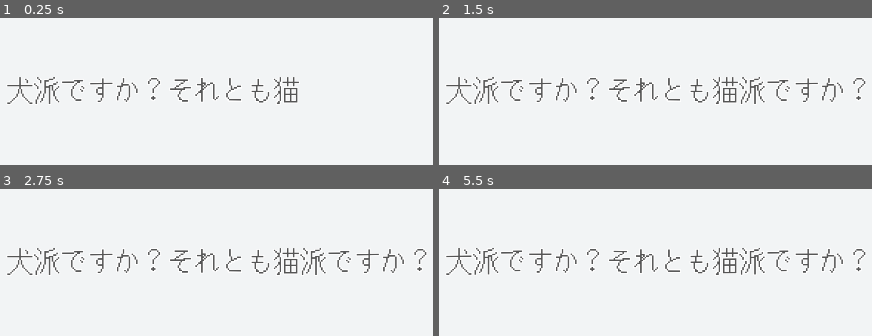
Above: before the commit, frames 1-4 (two rows, left to right).
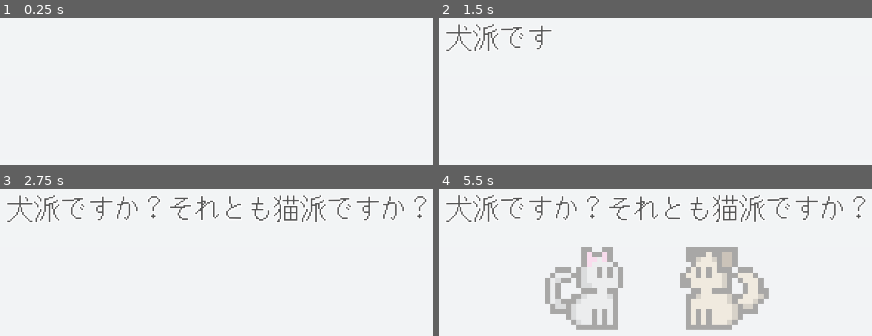
Above: after the commit, the same moments.

Repository: pvmathew/denliner
Game: Godot game, scene res://Scenes/UserSetup/first_time_setup.tscn
The game is run twice, just before and just after one commit, with the same random seed, the same clock (stepped at 60 frames per second) and the same inputs. This scene is started directly instead of the project's main scene.
Inputs (mouse positions are in pixels of both pictures, inside the frame that each line leads up to):
- Up to frame 1 (0.25 s): no input
- Up to frame 2 (1.5 s): click (659, 91) at 0.67 s; move the mouse to (outside the picture) at 1.27 s; click (outside the picture) at 1.42 s
- Up to frame 3 (2.75 s): move the mouse to (outside the picture) at 2.02 s; click (outside the picture) at 2.17 s
- Up to frame 4 (5.5 s): move the mouse to (698, 262) at 2.77 s; click (698, 262) at 2.92 s; tap Enter at 3.5 s; move the mouse to (outside the picture) at 3.52 s; click (outside the picture) at 3.67 s; move the mouse to (837, 240) at 4.27 s; click (837, 240) at 4.42 s; move the mouse to (499, 284) at 5.02 s; click (499, 284) at 5.17 s

The runs differ from the first frame. In frame 1, 2.4% of the frame differs, in the area x 1-70%, y 40-59%; in frame 2, 4.3%; in frame 3, 6.8%; in frame 4, 14%, in the area x 1-99%, y 4-96%.

Commit message:
Display dog and cat options, and make them float when hovered

Diff:
--- /dev/null
+++ b/Scenes/UserSetup/VBoxContainer.gd
@@ -0,0 +1,53 @@
+extends VBoxContainer
+
+@onready var anim = $"../../../AnimationPlayer"
+@onready var question = $DogOrCat
+@onready var cat = $MarginContainer/HBoxContainer/Cat
+@onready var dog = $MarginContainer/HBoxContainer/Dog
+
+var counter = -20
+var question_appeared = false
+
+func _process(delta):
+	counter += delta * 10  # Adjust the multiplier to control the speed of counter increment
+	if counter < 30:
+		question.text = "[center][fade start=" + str(counter) + " length=1]" + "犬派ですか？それとも猫派ですか？" + "[/fade][/center]"
+	else:
+		if !question_appeared:
+			question_appeared = true
+			anim.play("appear_pets")
+
+
+
+func _on_animation_player_animation_finished(anim_name):
+	if(anim_name == "appear_pets"):
+		print("Pets are now visible, enable clicking and focus here")
+
+
+func _on_cat_mouse_entered():
+	if cat.material == null:
+		# Create a new material and assign it to the node
+		var new_material = ShaderMaterial.new()  # Or whatever type of material you need
+		cat.material = new_material  # Assign the new material to the node
+
+	var shader = load("res://Scenes/UserSetup/wavy_pets.gdshader")
+	cat.material.shader = shader
+
+
+func _on_cat_mouse_exited():
+	cat.material = null
+
+
+
+
+func _on_dog_mouse_entered():
+	if dog.material == null:
+		# Create a new material and assign it to the node
+		var new_material = ShaderMaterial.new()  # Or whatever type of material you need
+		dog.material = new_material  # Assign the new material to the node
+
+	var shader = load("res://Scenes/UserSetup/wavy_pets.gdshader")
+	dog.material.shader = shader
+
+func _on_dog_mouse_exited():
+	dog.material = null
--- a/Scenes/UserSetup/first_time_setup.gd
+++ /dev/null
@@ -1,8 +0,0 @@
-extends Control
-
-var counter
-
-func _ready():
-	counter += 1
-	if counter < 161:
-		$RichTextLabel.set_bbcode("[fade start=" + str(counter) + " length=10]" + $RichTextLabel.text + "[/fade]")
--- a/Scenes/UserSetup/first_time_setup.tscn
+++ b/Scenes/UserSetup/first_time_setup.tscn
@@ -1,9 +1,10 @@
 [gd_scene load_steps=12 format=3 uid="uid://crh83h6ruj0f"]
 
 [ext_resource type="Shader" path="res://Scenes/UserSetup/wavy_font.gdshader" id="1_363gx"]
-[ext_resource type="Script" path="res://Scenes/UserSetup/wavy_font.gd" id="1_bx70n"]
-[ext_resource type="FontFile" uid="uid://kecxk8l8kbcc" path="res://Assets/Fonts/JF-Dot-Ayu20.ttf" id="1_ypqqi"]
+[ext_resource type="Script" path="res://Scenes/UserSetup/VBoxContainer.gd" id="1_b3sqp"]
 [ext_resource type="FontFile" uid="uid://d3ujqgo42uhhf" path="res://Assets/Fonts/JF-Dot-Ayu18.ttf" id="3_x7q2v"]
+[ext_resource type="Texture2D" uid="uid://bafd50kauodak" path="res://Assets/Sprites/neko-base.png" id="4_v6r5u"]
+[ext_resource type="Texture2D" uid="uid://d3e3l81fn738i" path="res://Assets/Sprites/dog-base.png" id="5_pwbaa"]
 
 [sub_resource type="ShaderMaterial" id="ShaderMaterial_g0c0t"]
 shader = ExtResource("1_363gx")
@@ -15,26 +16,93 @@
 default_font = ExtResource("3_x7q2v")
 default_font_size = 64
 
-[sub_resource type="ShaderMaterial" id="ShaderMaterial_kbwlv"]
-shader = ExtResource("1_363gx")
-shader_parameter/height = 5.0
-shader_parameter/frequency = 5.0
-shader_parameter/speed = 5.0
-
-[sub_resource type="Theme" id="Theme_kp1bu"]
-default_font = ExtResource("1_ypqqi")
-default_font_size = 64
-
 [sub_resource type="Animation" id="Animation_3ioyl"]
 resource_name = "appear_text"
 length = 3.0
 
 [sub_resource type="Animation" id="Animation_n07qh"]
 length = 0.001
+tracks/0/type = "value"
+tracks/0/imported = false
+tracks/0/enabled = true
+tracks/0/path = NodePath("ColorRect/CenterContainer/VBoxContainer/MarginContainer/ColorRect:color")
+tracks/0/interp = 1
+tracks/0/loop_wrap = true
+tracks/0/keys = {
+"times": PackedFloat32Array(0),
+"transitions": PackedFloat32Array(1),
+"update": 0,
+"values": [Color(0.94902, 0.952941, 0.960784, 1)]
+}
+tracks/1/type = "value"
+tracks/1/imported = false
+tracks/1/enabled = true
+tracks/1/path = NodePath("ColorRect/CenterContainer/VBoxContainer/MarginContainer/ColorRect:visible")
+tracks/1/interp = 1
+tracks/1/loop_wrap = true
+tracks/1/keys = {
+"times": PackedFloat32Array(0),
+"transitions": PackedFloat32Array(1),
+"update": 1,
+"values": [true]
+}
+
+[sub_resource type="Animation" id="Animation_1s7f2"]
+resource_name = "appear_pets"
+length = 3.0
+tracks/0/type = "value"
+tracks/0/imported = false
+tracks/0/enabled = true
+tracks/0/path = NodePath("ColorRect/CenterContainer/VBoxContainer/MarginContainer/ColorRect:color")
+tracks/0/interp = 1
+tracks/0/loop_wrap = true
+tracks/0/keys = {
+"times": PackedFloat32Array(0, 1),
+"transitions": PackedFloat32Array(1, 1),
+"update": 0,
+"values": [Color(0.94902, 0.952941, 0.960784, 1), Color(0.94902, 0.952941, 0.960784, 0)]
+}
+tracks/1/type = "value"
+tracks/1/imported = false
+tracks/1/enabled = true
+tracks/1/path = NodePath("ColorRect/CenterContainer/VBoxContainer/MarginContainer/HBoxContainer/Dog:material")
+tracks/1/interp = 1
+tracks/1/loop_wrap = true
+tracks/1/keys = {
+"times": PackedFloat32Array(0),
+"transitions": PackedFloat32Array(1),
+"update": 1,
+"values": [null]
+}
+tracks/2/type = "value"
+tracks/2/imported = false
+tracks/2/enabled = true
+tracks/2/path = NodePath("ColorRect/CenterContainer/VBoxContainer/MarginContainer/HBoxContainer/Cat:material")
+tracks/2/interp = 1
+tracks/2/loop_wrap = true
+tracks/2/keys = {
+"times": PackedFloat32Array(0),
+"transitions": PackedFloat32Array(1),
+"update": 1,
+"values": [null]
+}
+tracks/3/type = "value"
+tracks/3/imported = false
+tracks/3/enabled = true
+tracks/3/path = NodePath("ColorRect/CenterContainer/VBoxContainer/MarginContainer/ColorRect:visible")
+tracks/3/interp = 1
+tracks/3/loop_wrap = true
+tracks/3/keys = {
+"times": PackedFloat32Array(0, 1),
+"transitions": PackedFloat32Array(1, 1),
+"update": 1,
+"values": [true, false]
+}
 
 [sub_resource type="AnimationLibrary" id="AnimationLibrary_ol1q3"]
 _data = {
 "RESET": SubResource("Animation_n07qh"),
+"appear_pets": SubResource("Animation_1s7f2"),
 "appear_text": SubResource("Animation_3ioyl")
 }
 
@@ -63,7 +131,11 @@
 grow_horizontal = 2
 grow_vertical = 2
 
-[node name="DogOrCat2" type="RichTextLabel" parent="ColorRect/CenterContainer"]
+[node name="VBoxContainer" type="VBoxContainer" parent="ColorRect/CenterContainer"]
+layout_mode = 2
+script = ExtResource("1_b3sqp")
+
+[node name="DogOrCat" type="RichTextLabel" parent="ColorRect/CenterContainer/VBoxContainer"]
 material = SubResource("ShaderMaterial_g0c0t")
 custom_minimum_size = Vector2(1200, 70)
 layout_mode = 2
@@ -73,20 +145,41 @@
 theme_override_constants/outline_size = 10
 bbcode_enabled = true
 text = "[center]犬派ですか？それとも猫派ですか？[/center]"
-script = ExtResource("1_bx70n")
 
-[node name="DogOrCat" type="Label" parent="ColorRect/CenterContainer"]
-visible = false
-material = SubResource("ShaderMaterial_kbwlv")
+[node name="MarginContainer" type="MarginContainer" parent="ColorRect/CenterContainer/VBoxContainer"]
 layout_mode = 2
-theme = SubResource("Theme_kp1bu")
-theme_override_colors/font_color = Color(0.333333, 0.333333, 0.333333, 1)
-theme_override_colors/font_shadow_color = Color(0, 0, 0, 1)
-theme_override_colors/font_outline_color = Color(1, 1, 1, 1)
-theme_override_constants/outline_size = 10
-text = "犬派ですか？それとも猫派ですか？"
+theme_override_constants/margin_top = 50
+
+[node name="HBoxContainer" type="HBoxContainer" parent="ColorRect/CenterContainer/VBoxContainer/MarginContainer"]
+custom_minimum_size = Vector2(0, 200)
+layout_mode = 2
+theme_override_constants/separation = 100
+alignment = 1
+
+[node name="Cat" type="TextureRect" parent="ColorRect/CenterContainer/VBoxContainer/MarginContainer/HBoxContainer"]
+texture_filter = 1
+layout_mode = 2
+texture = ExtResource("4_v6r5u")
+expand_mode = 3
+
+[node name="Dog" type="TextureRect" parent="ColorRect/CenterContainer/VBoxContainer/MarginContainer/HBoxContainer"]
+texture_filter = 1
+layout_mode = 2
+texture = ExtResource("5_pwbaa")
+expand_mode = 3
+flip_h = true
+
+[node name="ColorRect" type="ColorRect" parent="ColorRect/CenterContainer/VBoxContainer/MarginContainer"]
+layout_mode = 2
+color = Color(0.94902, 0.952941, 0.960784, 1)
 
 [node name="AnimationPlayer" type="AnimationPlayer" parent="."]
 libraries = {
 "": SubResource("AnimationLibrary_ol1q3")
 }
+
+[connection signal="mouse_entered" from="ColorRect/CenterContainer/VBoxContainer/MarginContainer/HBoxContainer/Cat" to="ColorRect/CenterContainer/VBoxContainer" method="_on_cat_mouse_entered"]
+[connection signal="mouse_exited" from="ColorRect/CenterContainer/VBoxContainer/MarginContainer/HBoxContainer/Cat" to="ColorRect/CenterContainer/VBoxContainer" method="_on_cat_mouse_exited"]
+[connection signal="mouse_entered" from="ColorRect/CenterContainer/VBoxContainer/MarginContainer/HBoxContainer/Dog" to="ColorRect/CenterContainer/VBoxContainer" method="_on_dog_mouse_entered"]
+[connection signal="mouse_exited" from="ColorRect/CenterContainer/VBoxContainer/MarginContainer/HBoxContainer/Dog" to="ColorRect/CenterContainer/VBoxContainer" method="_on_dog_mouse_exited"]
+[connection signal="animation_finished" from="AnimationPlayer" to="ColorRect/CenterContainer/VBoxContainer" method="_on_animation_player_animation_finished"]
--- a/Scenes/UserSetup/wavy_font.gd
+++ /dev/null
@@ -1,8 +0,0 @@
-extends RichTextLabel
-
-var counter = 0
-
-func _process(delta):
-	counter += delta * 10  # Adjust the multiplier to control the speed of counter increment
-	if counter < 30:
-		self.text = "[center][fade start=" + str(counter) + " length=1]" + "犬派ですか？それとも猫派ですか？" + "[/fade][/center]"
--- /dev/null
+++ b/Scenes/UserSetup/wavy_pets.gdshader
@@ -0,0 +1,8 @@
+shader_type canvas_item;
+
+uniform float height = 5.0;
+uniform float speed = 2.5;
+
+void vertex() {
+	VERTEX.y += height * sin(speed*TIME);
+}
